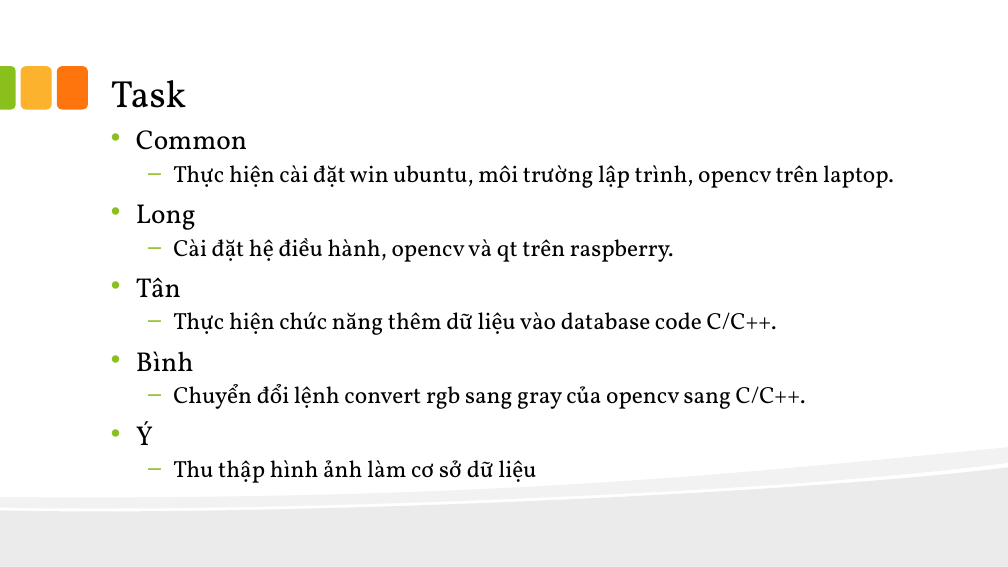
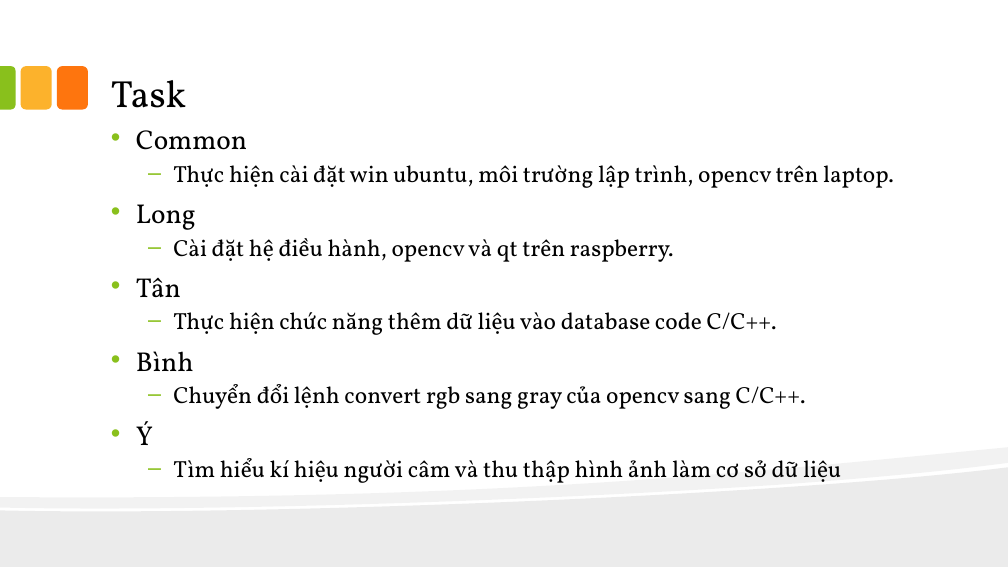
Before and after one commit to nicknguyen071093/CapstoneProject, a slide deck: slide 2 of Thuyettrinh/Week1.pptx. Drawn at 1008x567 pixels with LibreOffice and Linux fonts; fonts in the diff are those of the drawing. Boxes give left, top, right and bottom in pixels: in the first picture for what was removed or moved away, otherwise in the second. Text is boxed around its words. In the diff, an @@ line names an element or a change of style, - is before the commit and + after.

Commit message:
LongNHK

```diff
--- a/Thuyettrinh/Week1.pptx
+++ b/Thuyettrinh/Week1.pptx
@@ text at (173, 458, 841, 483): text changed @@
-  – Thu thập hình ảnh làm cơ sở dữ liệu
+  – Tìm hiểu kí hiệu người câm và thu thập hình ảnh làm cơ sở dữ liệu
```
